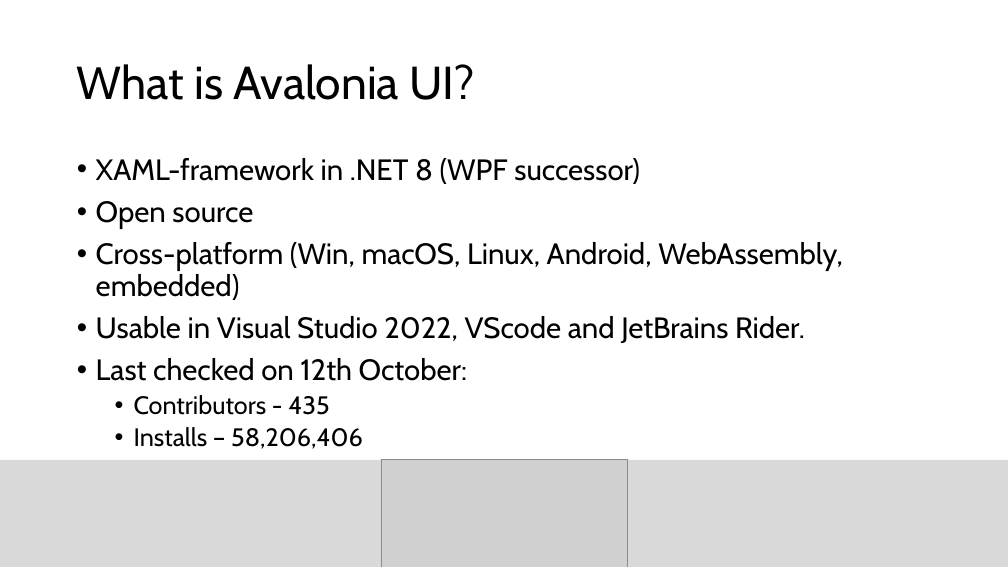
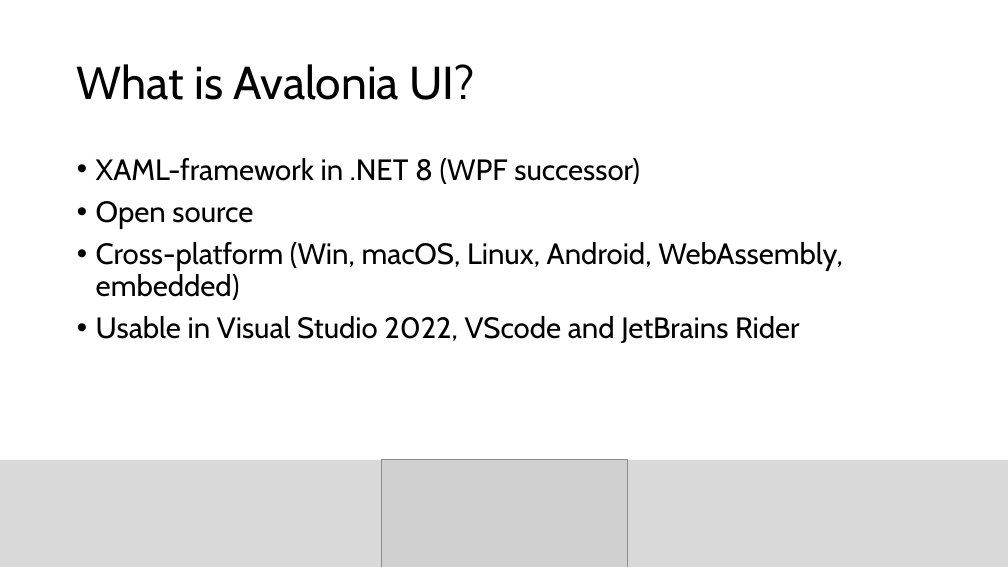
Before and after one commit to sebivenlo/esd-2024-avaloniaui, a slide deck: slide 3 of presentation/AvaloniaUI_presentation.pptx. Drawn at 1008x567 pixels with LibreOffice and Linux fonts; fonts in the diff are those of the drawing; grey boxes stand for pictures. Boxes give left, top, right and bottom in pixels: in the first picture for what was removed or moved away, otherwise in the second. Text is boxed around its words. In the diff, an @@ line names an element or a change of style, - is before the commit and + after.

```diff
--- a/presentation/AvaloniaUI_presentation.pptx
+++ b/presentation/AvaloniaUI_presentation.pptx
@@ text at bbox=[96, 316, 799, 343]: text changed @@
-• Usable in Visual Studio 2022, VScode and JetBrains Rider.
-• Last checked on 12th October:
-  • Contributors - 435
-  • Installs – 58,206,406
+• Usable in Visual Studio 2022, VScode and JetBrains Rider
```
Also in this commit, not shown: 4 other slides changed, 1 slide added.
